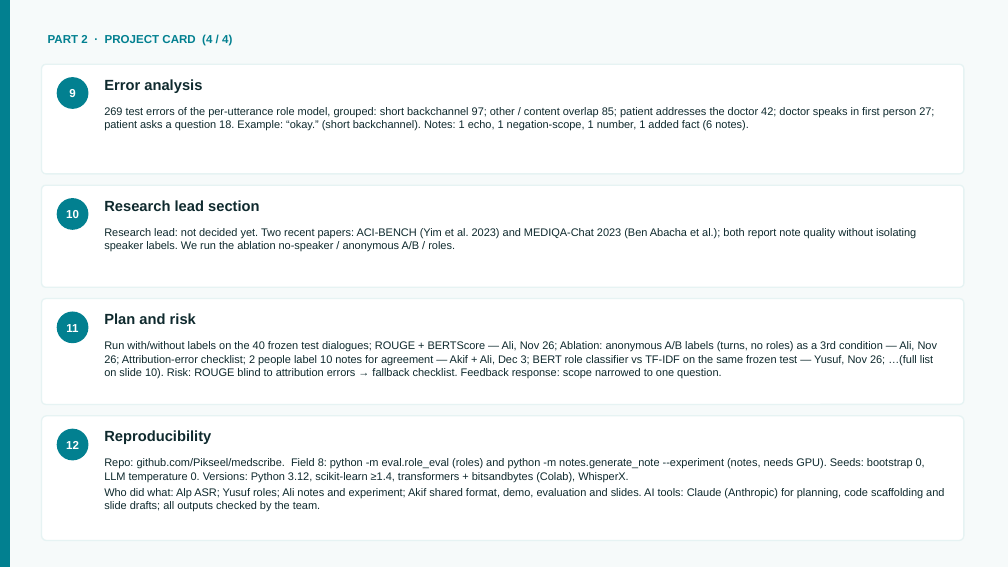
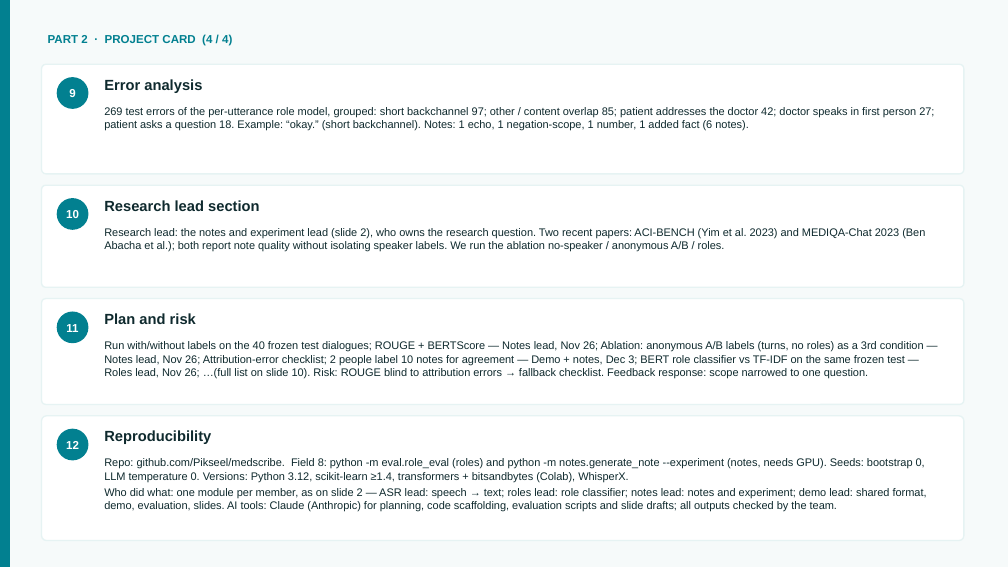
Before and after one commit to Pikseel/medscribe, a slide deck: slide 14 of results/medscribe_midproject.pptx. Drawn at 1008x567 pixels with LibreOffice and Linux fonts; fonts in the diff are those of the drawing. Boxes give left, top, right and bottom in pixels: in the first picture for what was removed or moved away, otherwise in the second. Text is boxed around its words. In the diff, an @@ line names an element or a change of style, - is before the commit and + after.

```diff
--- a/results/medscribe_midproject.pptx
+++ b/results/medscribe_midproject.pptx
@@ text at [104,228,925,252]: text changed @@
-Research lead: not decided yet. Two recent papers: ACI-BENCH (Yim et al. 2023) and MEDIQA-Chat 2023 (Ben Abacha et al.); both report note quality without isolating speaker labels. We run the ablation no-speaker / anonymous A/B / roles.
+Research lead: the notes and experiment lead (slide 2), who owns the research question. Two recent papers: ACI-BENCH (Yim et al. 2023) and MEDIQA-Chat 2023 (Ben Abacha et al.); both report note quality without isolating speaker labels. We run the ablation no-speaker / anonymous A/B / roles.
@@ text at [104,341,924,379]: text changed @@
-Run with/without labels on the 40 frozen test dialogues; ROUGE + BERTScore — Ali, Nov 26; Ablation: anonymous A/B labels (turns, no roles) as a 3rd condition — Ali, Nov 26; Attribution-error checklist; 2 people label 10 notes for agreement — Akif + Ali, Dec 3; BERT role classifier vs TF-IDF on the same frozen test — Yusuf, Nov 26; …(full list on slide 10). Risk: ROUGE blind to attribution errors → fallback checklist. Feedback response: scope narrowed to one question.
+Run with/without labels on the 40 frozen test dialogues; ROUGE + BERTScore — Notes lead, Nov 26; Ablation: anonymous A/B labels (turns, no roles) as a 3rd condition — Notes lead, Nov 26; Attribution-error checklist; 2 people label 10 notes for agreement — Demo + notes, Dec 3; BERT role classifier vs TF-IDF on the same frozen test — Roles lead, Nov 26; …(full list on slide 10). Risk: ROUGE blind to attribution errors → fallback checklist. Feedback response: scope narrowed to one question.
@@ text at [104,488,927,512]: text changed @@
-Who did what: Alp ASR; Yusuf roles; Ali notes and experiment; Akif shared format, demo, evaluation and slides. AI tools: Claude (Anthropic) for planning, code scaffolding and slide drafts; all outputs checked by the team.
+Who did what: one module per member, as on slide 2 — ASR lead: speech → text; roles lead: role classifier; notes lead: notes and experiment; demo lead: shared format, demo, evaluation, slides. AI tools: Claude (Anthropic) for planning, code scaffolding, evaluation scripts and slide drafts; all outputs checked by the team.
```
Also in this commit, not shown: 8 other slides changed, 3 other files.
